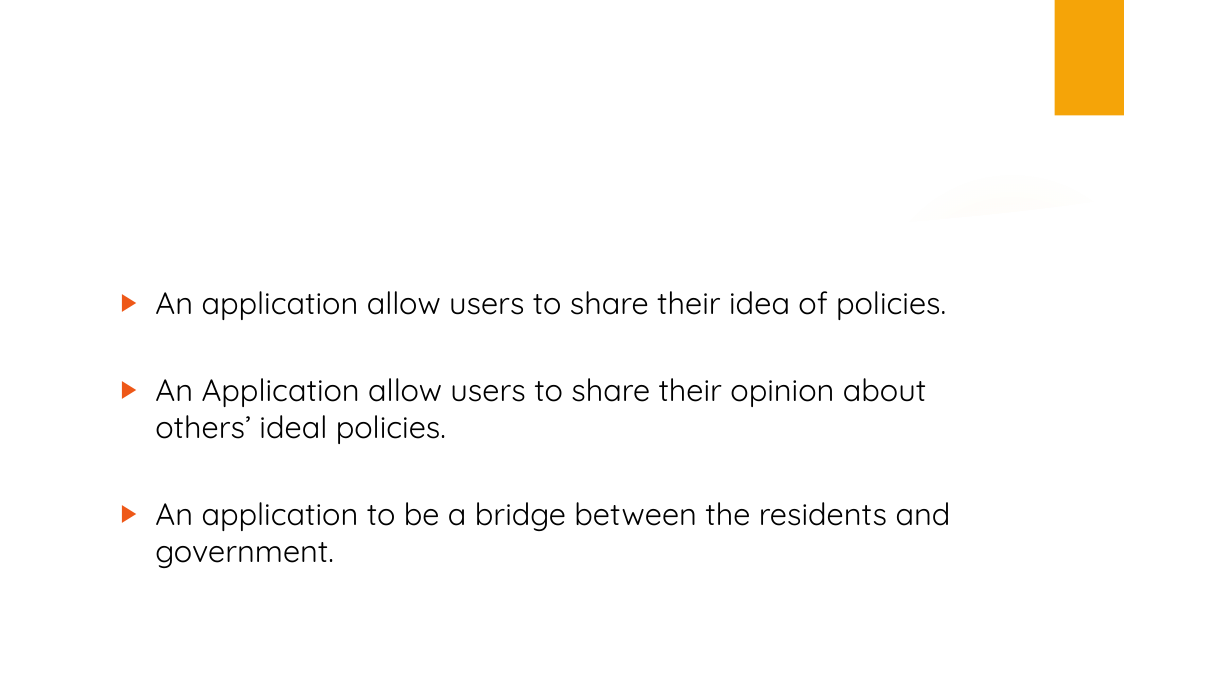
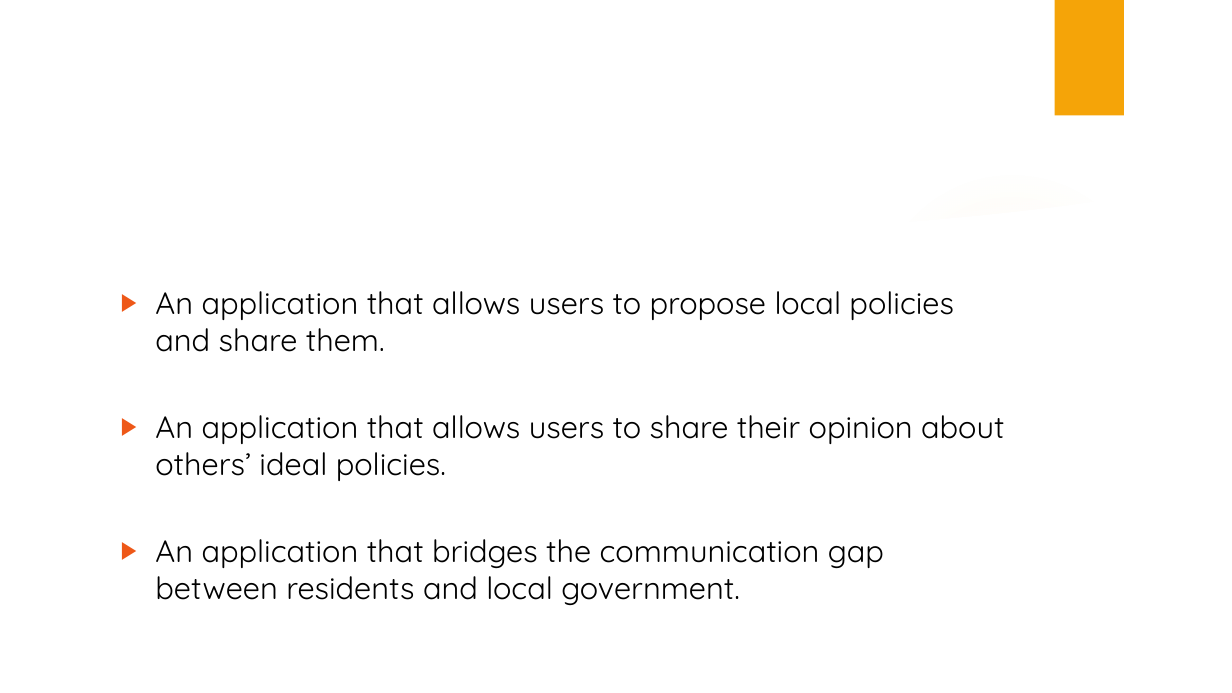
Before and after one commit to BarbaraHernandez/localvote, a slide deck: slide 3 of local-vote-ppt.pptx. Drawn at 1232x693 pixels with LibreOffice and Linux fonts; fonts in the diff are those of the drawing; background and template pictures are left out. Boxes give left, top, right and bottom in pixels: in the first picture for what was removed or moved away, otherwise in the second. Text is boxed around its words. In the diff, an @@ line names an element or a change of style, - is before the commit and + after.

```diff
--- a/local-vote-ppt.pptx
+++ b/local-vote-ppt.pptx
@@ text at (155,291,1004,605): text changed @@
-▶ An application allow users to share their idea of policies.
-▶ An Application allow users to share their opinion about others’ ideal policies.
-▶ An application to be a bridge between the residents and government.
+▶ An application that allows users to propose local policies and share them.
+▶ An application that allows users to share their opinion about others’ ideal policies.
+▶ An application that bridges the communication gap between residents and local government.
```
Also in this commit, not shown: 2 other slides changed, 2 other files.
